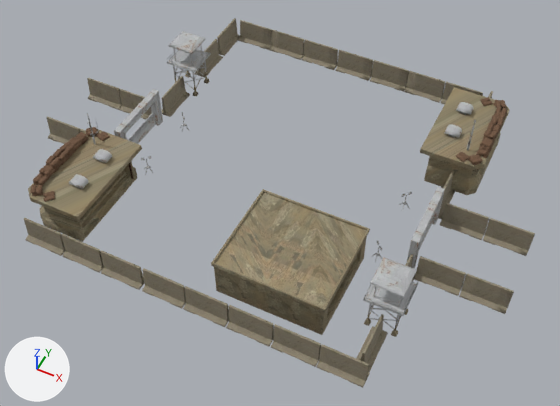
The glTF model FREEMODELS/curated/checkpoint.glb, before and after one commit.
Before and after are seen from a 50 mm camera at (7.0, -13.59, 16.48) aimed at (0.44, -0.48, 0.09). The axes (+X, +Y, +Z) are drawn at lower left. The lights are the same throughout. The first picture is the older version. Where no turn or scale is listed for an object, it has been applied to the vertices. Vertices at exactly the same position are counted once.

The first picture shows 'checkpoint_post'.
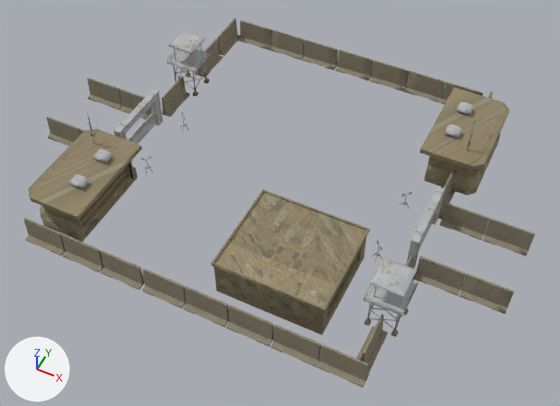
Edits to the bpy script that builds the scene:
```text
Change me_checkpoint_post:
    used by ob_checkpoint_post; location = (0.0, 0.0, 0.0)
    remove me_checkpoint_post.from_pydata(...)  # 15890 vertices, 33237 faces; spans x -7.17..7.17, y -4.74..6.17, z 0.0..2.43
    add me_checkpoint_post.from_pydata(...)  # 11412 vertices, 21281 faces; spans x -7.17..7.17, y -4.74..6.17, z 0.0..2.43
    me_checkpoint_post part 1: the loose piece of 2034 vertices spanning x 4.41..5.32, y 2.54..5.05, z 1.31..1.59 is deleted
    me_checkpoint_post part 2: the loose piece of 2034 vertices spanning x -5.32..-4.41, y -4.19..-1.68, z 1.31..1.59 is deleted
    me_checkpoint_post part 3: the loose piece of 205 vertices spanning x 4.5..5.23, y 2.13..2.52, z 1.31..1.43 is deleted
    me_checkpoint_post part 4: the loose piece of 205 vertices spanning x -5.23..-4.49, y -1.66..-1.26, z 1.31..1.43 is deleted
    other edits to the shape of me_checkpoint_post do not show in these pictures
```

Pixel boxes (x1, y1, x2, y2) of what changed, in the pictures (560 x 406 px):
part 1 of me_checkpoint_post, deleted (brown): before (476, 97, 507, 158)
part 2 of me_checkpoint_post, deleted (brown): before (30, 132, 89, 202)
part 3 of me_checkpoint_post, deleted: before (456, 152, 483, 165)
part 4 of me_checkpoint_post, deleted: before (86, 127, 109, 141)
